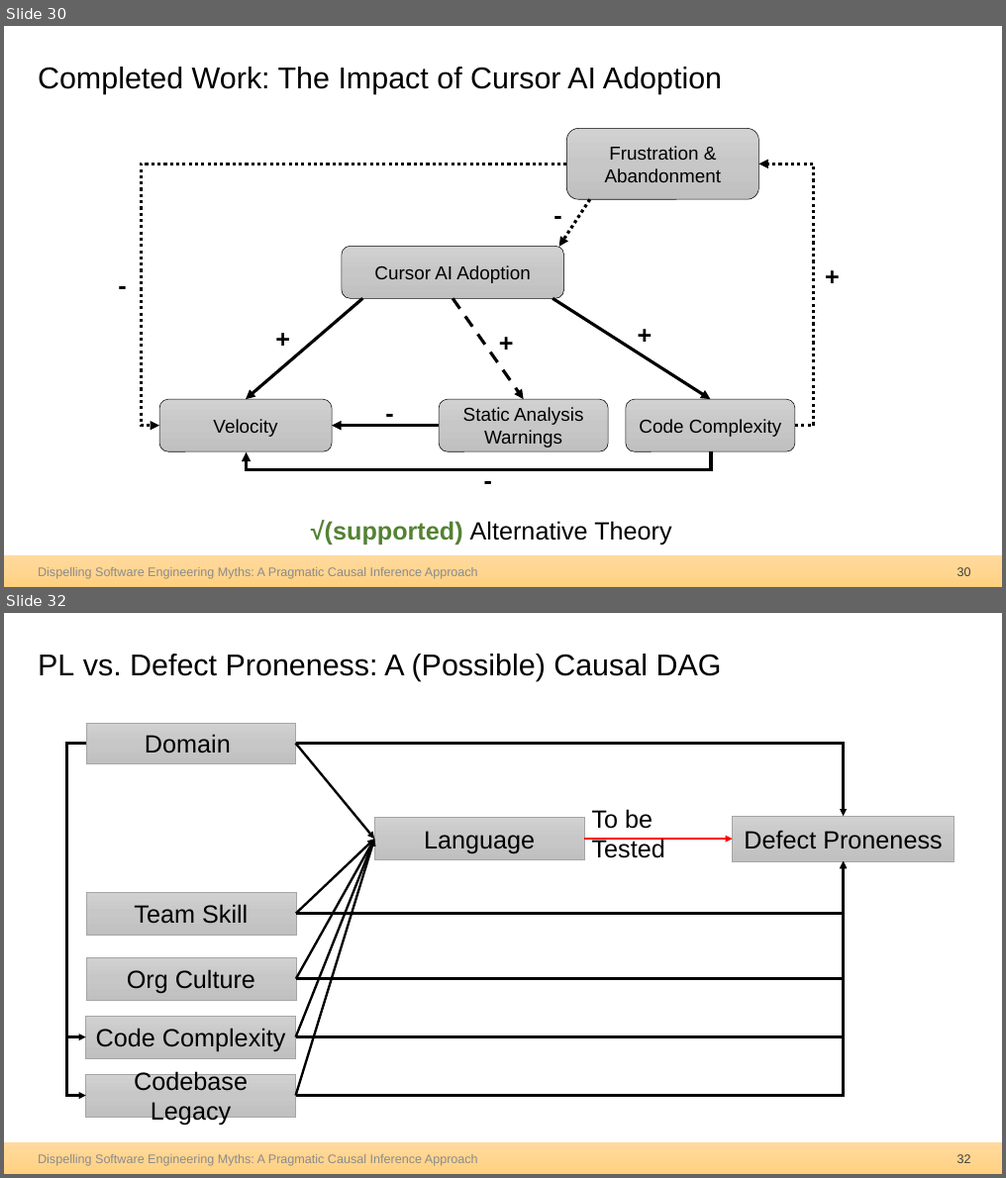
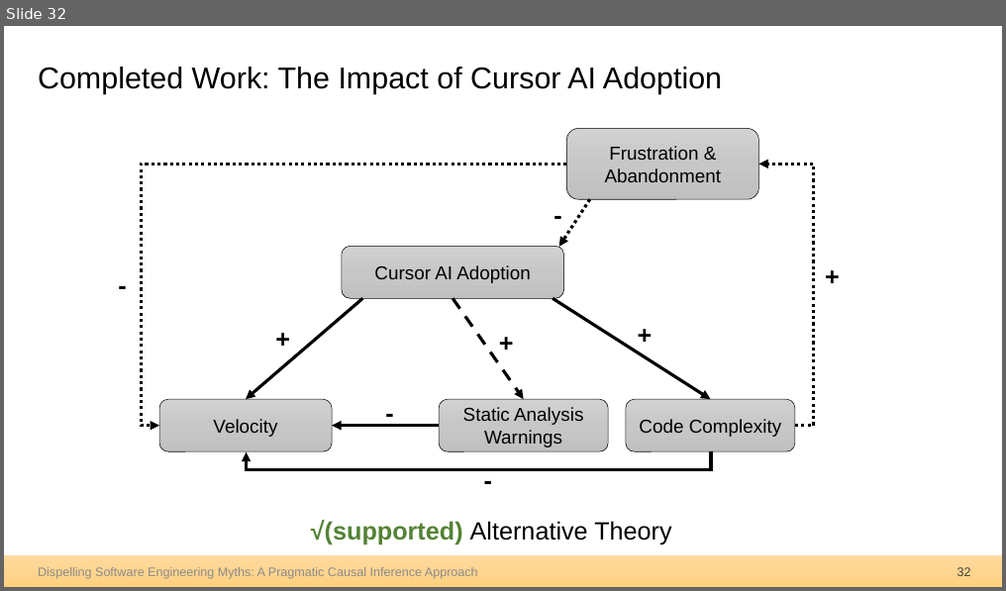
Before and after one commit to hehao98/Thesis, a slide deck: 2026.09.21-Thesis Defense.pptx. Shown one above the other, each under a label of ours: slides 30 and 32 before the commit, slide 32 after it; the slides between them are not shown. The pictures are 1006x1178 and 1006x591 pixels, drawn with LibreOffice and Linux fonts; fonts in the diff are those of the drawing. Boxes give left, top, right and bottom in pixels: in the first picture for what was removed or moved away, otherwise in the second. Text is boxed around its words. In the diff, an @@ line names an element or a change of style, - is before the commit and + after.

```diff
--- a/2026.09.21-Thesis Defense.pptx
+++ b/2026.09.21-Thesis Defense.pptx
@@ slide 32 removed at [4, 613, 1002, 1174], background #FFFFFF; not listed: 1 template element that a slide beside it also shows @@
@@ title removed at [38, 654, 722, 681] @@
-PL vs. Defect Proneness: A (Possible) Causal DAG
@@ group removed at [67, 723, 954, 1117]: 8 elbow arrows, 7 rectangles, 5 arrows, 1 text @@
-Defect Proneness
-Domain
-Language
-Team Skill
-Org Culture
-Codebase Legacy
-Code Complexity
-To be Tested
@@ text removed at [38, 1155, 478, 1166] @@
-Dispelling Software Engineering Myths: A Pragmatic Causal Inference Approach
@@ page number removed at [957, 1155, 971, 1163] @@
-32
@@ what was slide 30 is now slide 32 @@
@@ page number at [957, 568, 971, 576]: text changed @@
-30
+32
```
Also in this commit, not shown: 10 slides changed, 4 slides added, 17 other slides removed.
